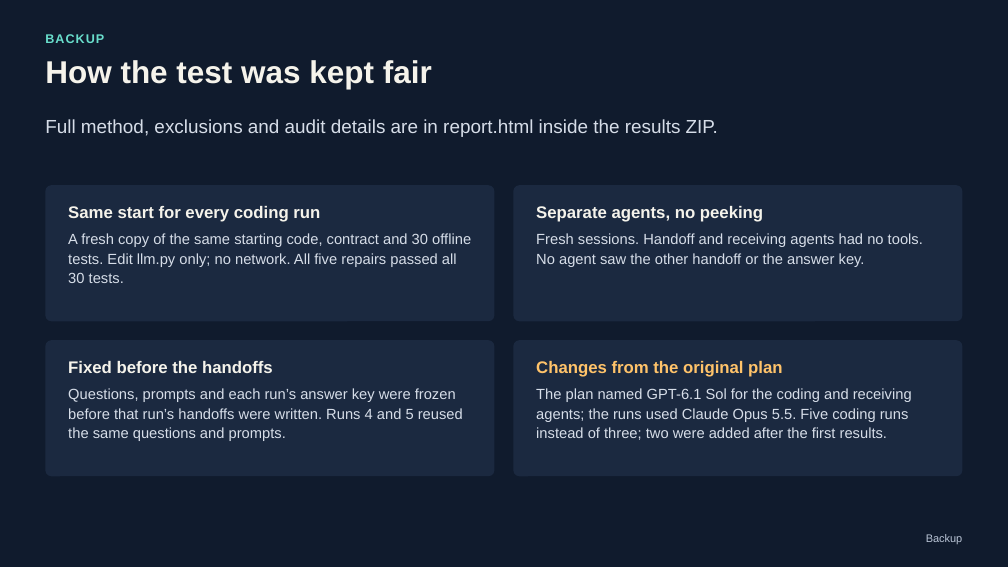
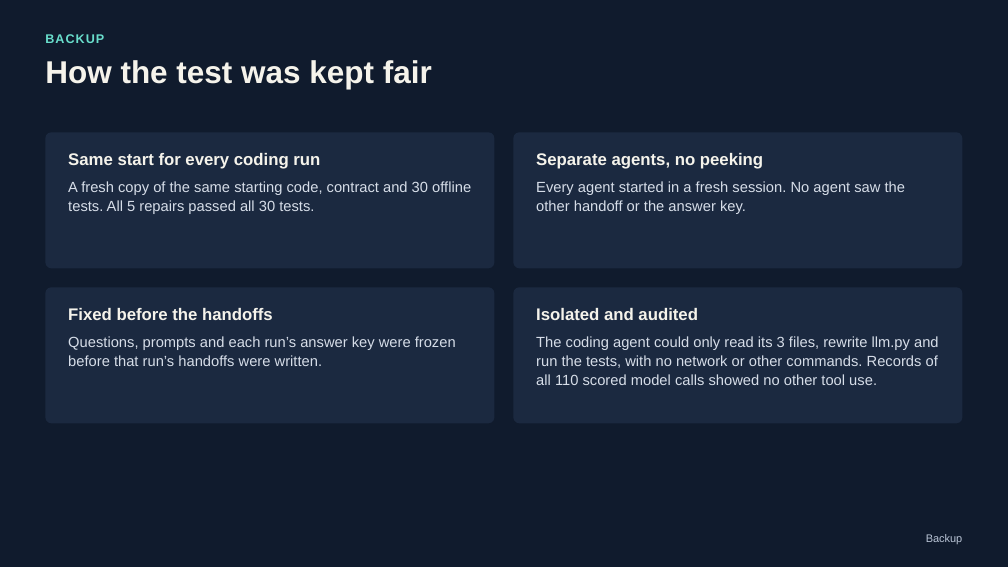
Before and after one commit to CS3227-2610-MP3-Deskmate/CS3227-2610-MP3, a slide deck: slide 14 of experiments/agent-handoff-2026-10-19/Agent_Handoff_Results.pptx. Drawn at 1008x567 pixels with LibreOffice and Linux fonts; fonts in the diff are those of the drawing. Boxes give left, top, right and bottom in pixels: in the first picture for what was removed or moved away, otherwise in the second. Text is boxed around its words. In the diff, an @@ line names an element or a change of style, - is before the commit and + after.

Commit message:
docs: Revise the agent handoff slides after review
Clearer wording, numerals, the shared topic list, likely reasons for the success-rule loss and revised limitations; fixes the backup slide's tool-access claim.

```diff
--- a/experiments/agent-handoff-2026-10-19/Agent_Handoff_Results.pptx
+++ b/experiments/agent-handoff-2026-10-19/Agent_Handoff_Results.pptx
@@ text removed at [45,119,718,137] @@
-Full method, exclusions and audit details are in report.html inside the results ZIP.
@@ 3 rounded rectangles: place and size @@
-3 rounded rectangles at [45,185,963,476]
+3 rounded rectangles at [45,132,963,423]
@@ text in rounded rectangle at [68,181,471,214]: text changed @@
-A fresh copy of the same starting code, contract and 30 offline tests. Edit llm.py only; no network. All five repairs passed all 30 tests.
+A fresh copy of the same starting code, contract and 30 offline tests. All 5 repairs passed all 30 tests.
@@ text in rounded rectangle at [536,181,905,214]: text changed @@
-Fresh sessions. Handoff and receiving agents had no tools. No agent saw the other handoff or the answer key.
+Every agent started in a fresh session. No agent saw the other handoff or the answer key.
@@ rounded rectangle added at [513,287,963,423], fill #1B2940, 14 pt, text #D6DDE8 @@
+Isolated and audited
+The coding agent could only read its 3 files, rewrite llm.py and run the tests, with no network or other commands. Records of all 110 scored model calls showed no other tool use.
@@ text in rounded rectangle at [68,336,456,366]: text changed @@
-Questions, prompts and each run’s answer key were frozen before that run’s handoffs were written. Runs 4 and 5 reused the same questions and prompts.
+Questions, prompts and each run’s answer key were frozen before that run’s handoffs were written.
@@ rounded rectangle removed at [513,340,963,476] @@
-Changes from the original plan
-The plan named GPT-6.1 Sol for the coding and receiving agents; the runs used Claude Opus 5.5. Five coding runs instead of three; two were added after the first results.
```
Also in this commit, not shown: 10 other slides changed, 1 other file.
